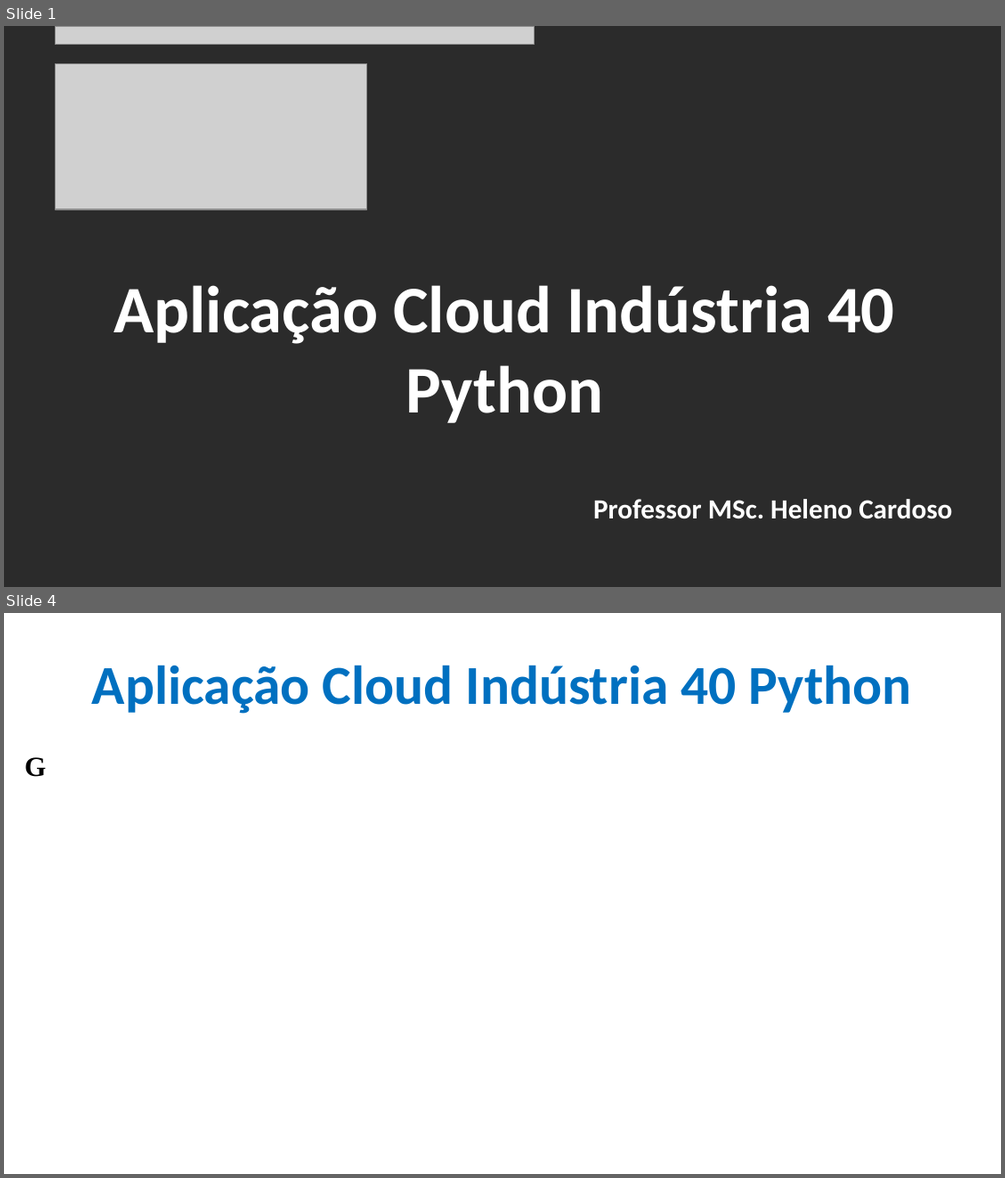
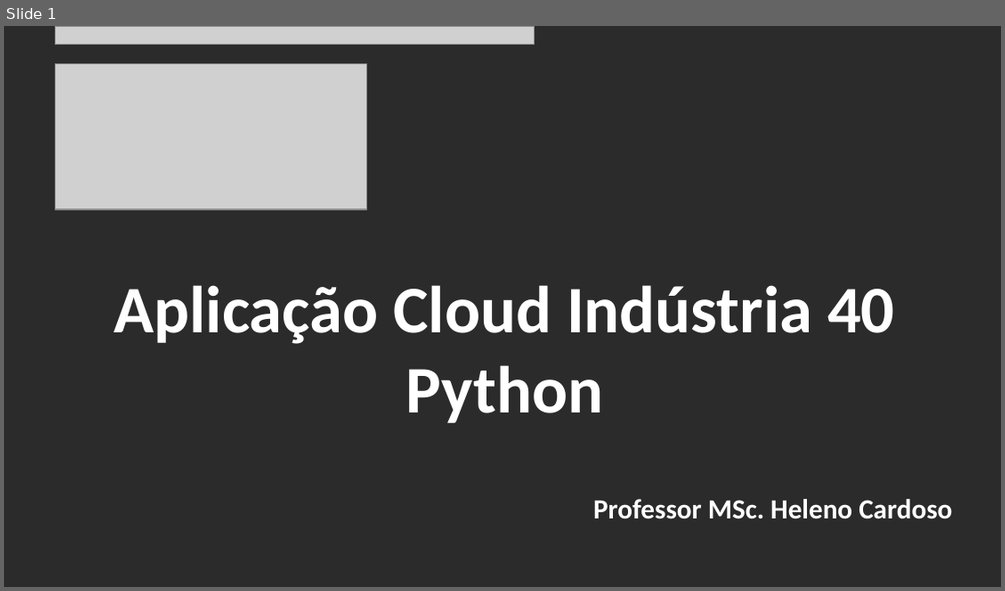
Before and after one commit to CloudEducationBrazil/WydenArea1AplicacaoCloudIndustria40Python, a slide deck: 01 Classes/Aula 01 - Aplicação Cloud Indústria 40 Python.pptx. Shown one above the other, each under a label of ours: slides 1 and 4 before the commit, slide 1 after it; the slides between them are not shown. The pictures are 1005x1178 and 1005x591 pixels, drawn with LibreOffice and Linux fonts; fonts in the diff are those of the drawing; grey boxes stand for pictures; background and template pictures are left out; a plain dark background stands for a picture behind light text. Boxes give left, top, right and bottom in pixels: in the first picture for what was removed or moved away, otherwise in the second. Text is boxed around its words. In the diff, an @@ line names an element or a change of style, - is before the commit and + after.

```diff
--- a/01 Classes/Aula 01 - Aplicação Cloud Indústria 40 Python.pptx
+++ b/01 Classes/Aula 01 - Aplicação Cloud Indústria 40 Python.pptx
@@ slide 4 removed at [4, 613, 1001, 1174], background picture (left out) @@
@@ title removed at [92, 665, 912, 714] @@
-Aplicação Cloud Indústria 40 Python
@@ text removed at [24, 757, 46, 777] @@
-G
```
Also in this commit, not shown: 7 slides changed, 15 slides added, 2 other files.
